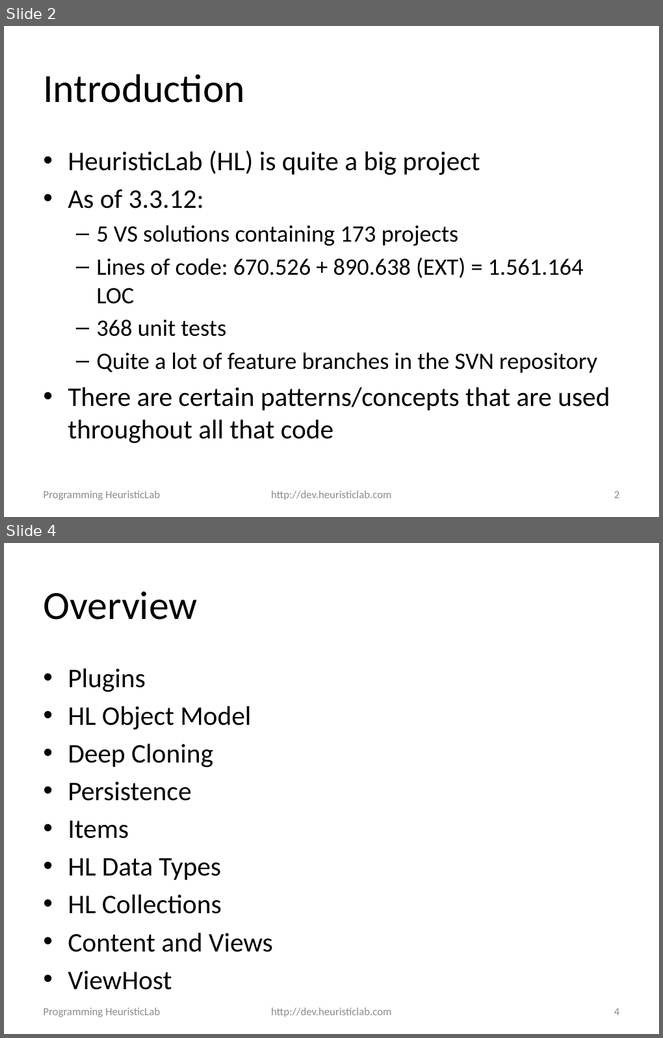
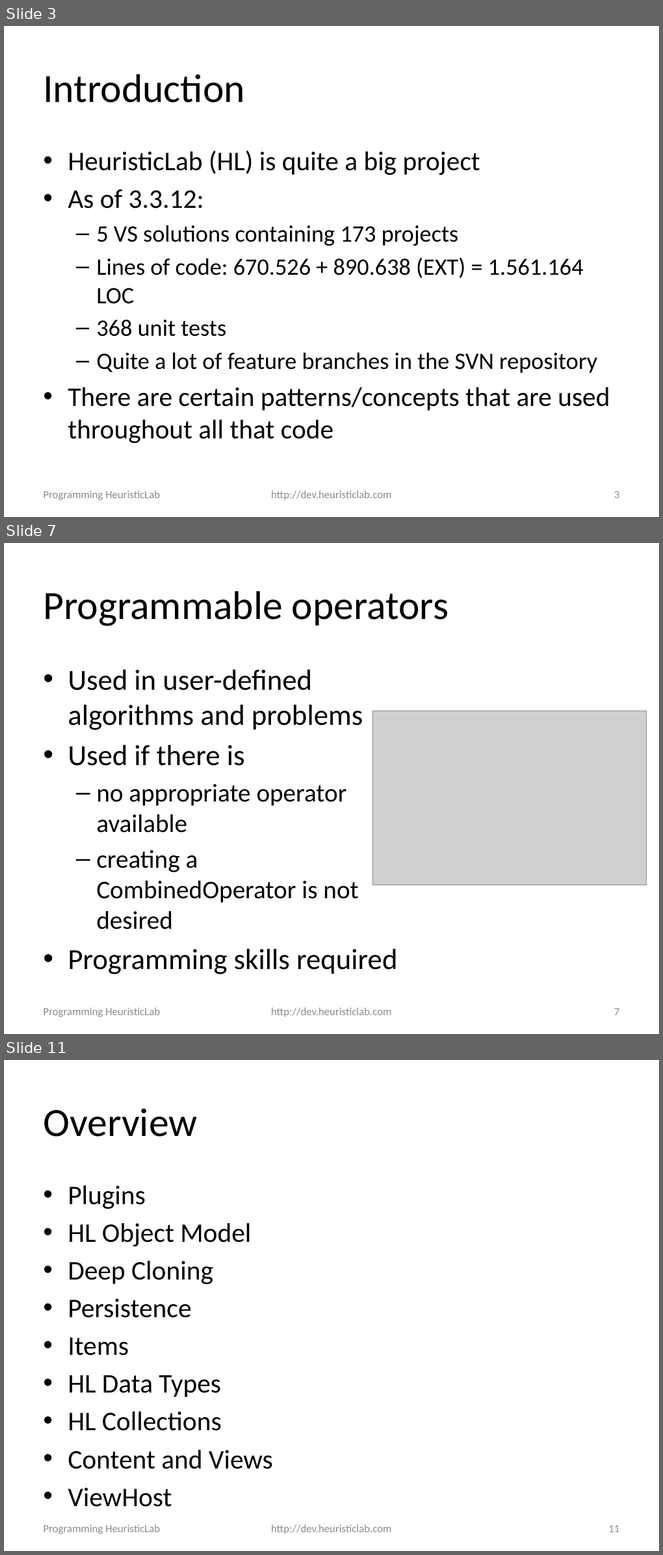
Before and after one commit to heal-research/HeuristicLab, a slide deck: documentation/Tutorials/Programming HeuristicLab - Basics.pptx. Shown one above the other, each under a label of ours: slides 2 and 4 before the commit, slides 3, 7 and 11 after it; the slides between them are not shown. The pictures are 663x1038 and 663x1555 pixels, drawn with LibreOffice and Linux fonts; fonts in the diff are those of the drawing; grey boxes stand for pictures; background and template pictures are left out. Boxes give left, top, right and bottom in pixels: in the first picture for what was removed or moved away, otherwise in the second. Text is boxed around its words. In the diff, an @@ line names an element or a change of style, - is before the commit and + after.

```diff
--- a/documentation/Tutorials/Programming HeuristicLab - Basics.pptx
+++ b/documentation/Tutorials/Programming HeuristicLab - Basics.pptx
@@ slide 7 added at <box>4,543,659,1034</box>, background #FFFFFF @@
@@ title added at <box>43,591,449,626</box>, 44 pt, text #000000 @@
+Programmable operators
@@ text added at <box>68,670,398,975</box>, 32 pt, text #000000 @@
+• Used in user-defined algorithms and problems
+• Used if there is
+  – no appropriate operator available
+  – creating a CombinedOperator is not desired
+• Programming skills required
@@ picture added at <box>373,711,646,886</box> @@
@@ text added at <box>43,1008,160,1017</box>, 12 pt, text #8C8C8C @@
+Programming HeuristicLab
@@ text added at <box>271,1008,392,1017</box>, 12 pt, text #8C8C8C @@
+http://dev.heuristiclab.com
@@ page number added at <box>614,1008,620,1016</box>, 12 pt, text #8C8C8C @@
+7
@@ what was slide 2 is now slide 3 @@
@@ page number at <box>614,491,620,499</box>: text changed @@
-2
+3
@@ what was slide 4 is now slide 11 @@
@@ page number at <box>608,1525,620,1533</box>: text changed @@
-4
+11
```
Also in this commit, not shown: 1 slide changed, 6 other slides added, 3 other files.
